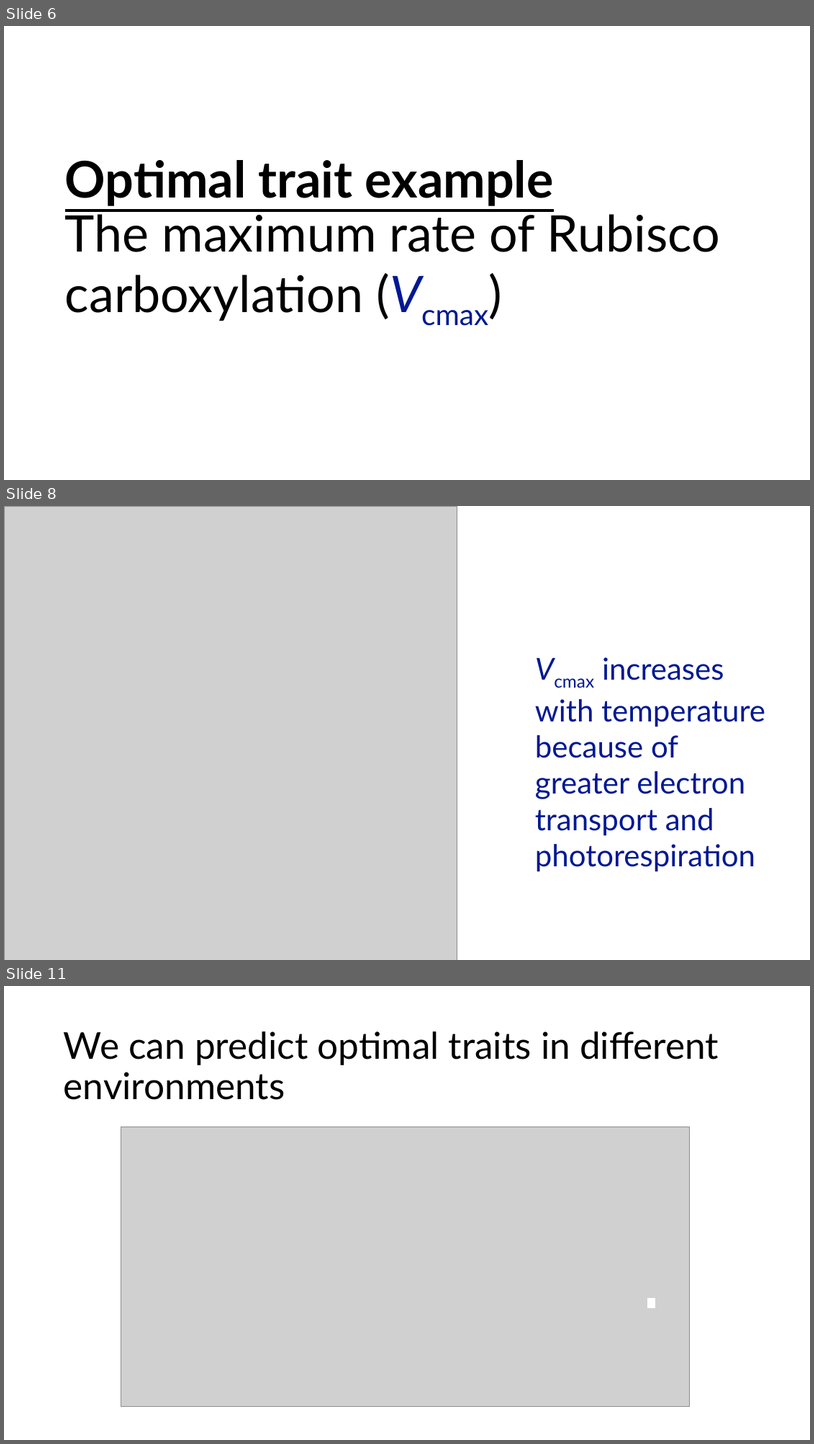
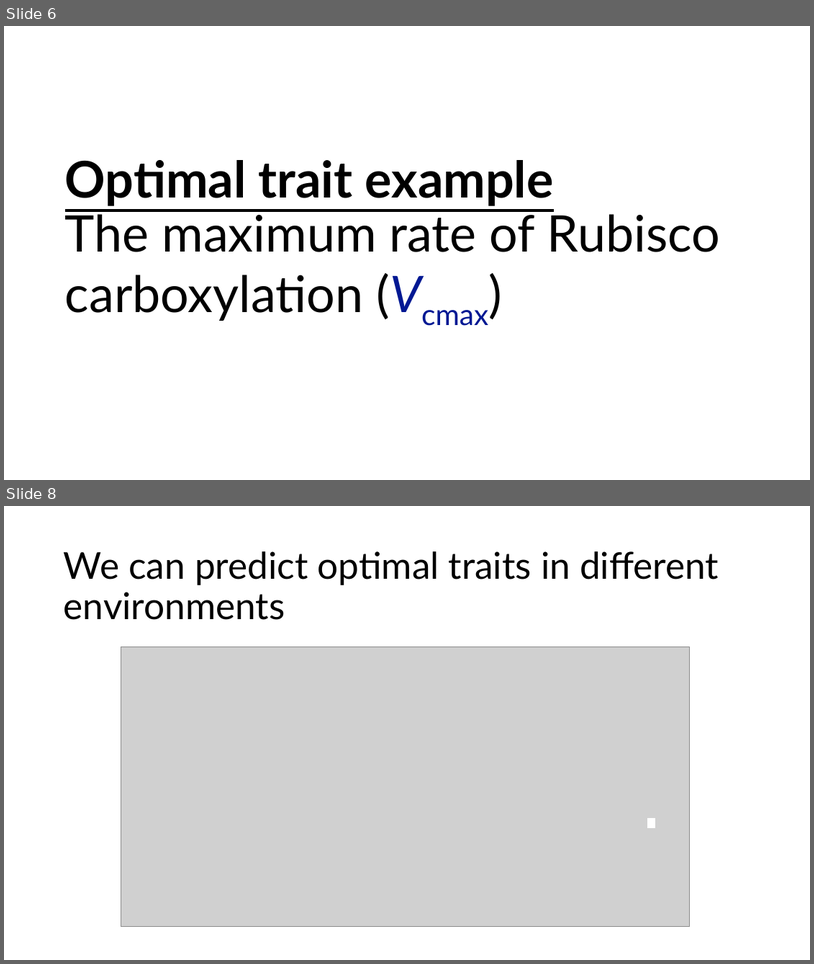
Before and after one commit to SmithEcophysLab/egu_2026, a slide deck: src/egu2026_optphoto_smith.pptx. Shown one above the other, each under a label of ours: slides 6, 8 and 11 before the commit, slides 6 and 8 after it; the slides between them are not shown. The pictures are 814x1444 and 814x964 pixels, drawn with LibreOffice and Linux fonts; fonts in the diff are those of the drawing; grey boxes stand for pictures. Boxes give left, top, right and bottom in pixels: in the first picture for what was removed or moved away, otherwise in the second. Text is boxed around its words. In the diff, an @@ line names an element or a change of style, - is before the commit and + after.

```diff
--- a/src/egu2026_optphoto_smith.pptx
+++ b/src/egu2026_optphoto_smith.pptx
@@ slide 8 removed at box(4, 506, 810, 960), background #FFFFFF @@
@@ picture removed at box(4, 506, 458, 960) @@
@@ text removed at box(535, 657, 766, 872) @@
-Vcmax increases with temperature because of greater electron transport and photorespiration
@@ what was slide 11 is now slide 8 @@
```
Also in this commit, not shown: 12 slides changed, 2 slides added, 4 other slides removed, 1 other file.
